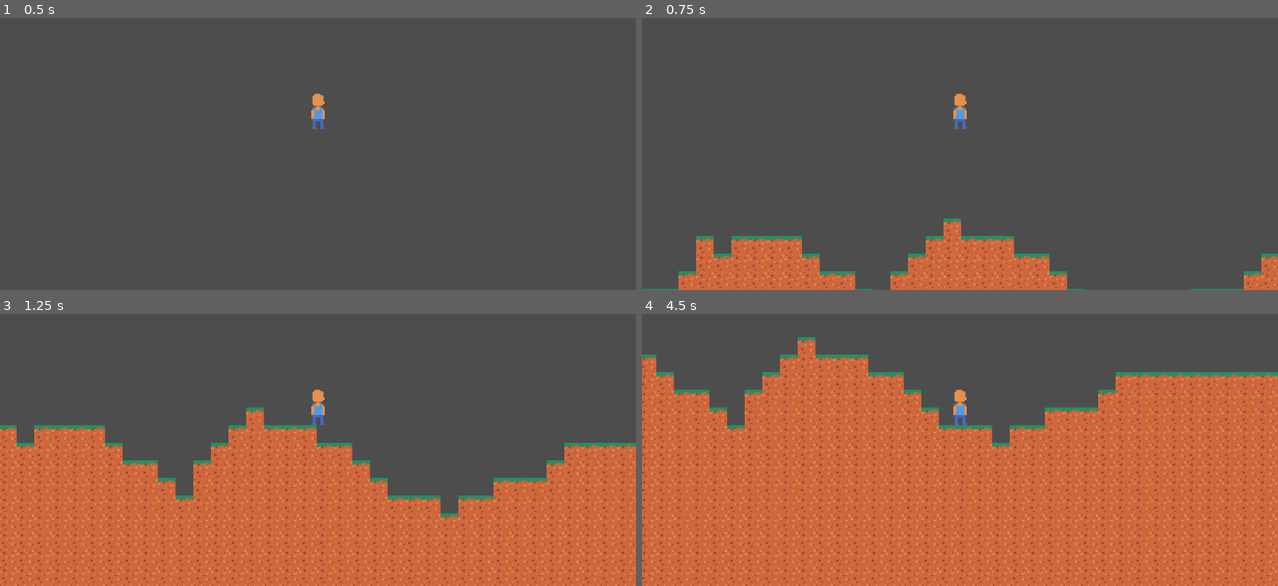
Above: before the commit, frames 1-4 (two rows, left to right).
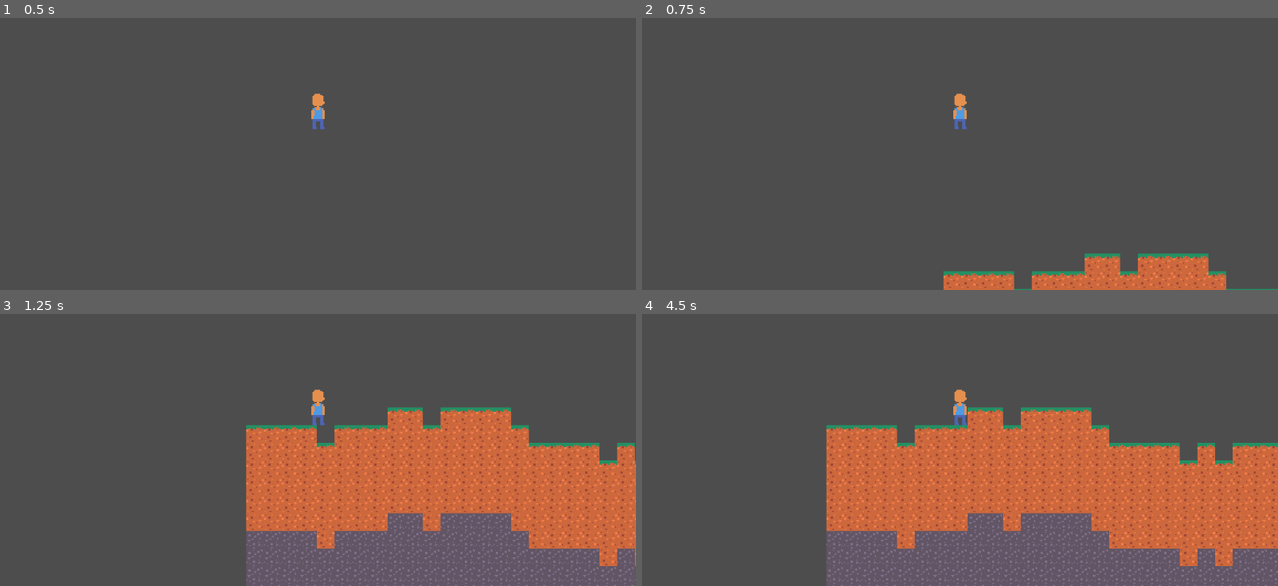
Above: after the commit, the same moments.

Repository: bubbaboogs/smellgrow
Game: Godot game, scene res://node_2d.tscn
Two runs of this game, one before a commit and one after it. Both use one fixed random seed, a clock stepped at 60 frames per second and the inputs below.
Inputs (mouse positions are in pixels of both pictures, inside the frame that each line leads up to):
- Up to frame 1 (0.5 s): no input
- Up to frame 2 (0.75 s): tap Enter at 0.5 s; move the mouse to (1099, 94) at 0.52 s; press the mouse at (1099, 94) at 0.53 s; hold Right (right) from 0.53 s (still down)
- Up to frame 3 (1.25 s): keep holding Right (right); tap Space (jump) at 0.77 s; right-click (457, 390) at 0.8 s
- Up to frame 4 (4.5 s): release Right (right) at 1.25 s; release the mouse at (1099, 390) at 1.25 s; drag from (832, 425) to (928, 479) at 1.27 s; move the mouse to (1023, 327) at 2.02 s; press the mouse at (1023, 327) at 2.03 s; hold Left (left) 2.03-2.75 s; right-click (1023, 327) at 2.3 s; release the mouse at (1023, 327) at 2.75 s; tap Space (jump) at 2.75, 3.77 s; drag from (928, 479) to (769, 354) at 2.77 s; tap Enter at 3.5 s; move the mouse to (1150, 460) at 3.52 s; press the mouse at (1150, 460) at 3.53 s; hold Right (right) 3.53-4.25 s; right-click (1150, 460) at 3.8 s; release the mouse at (1150, 460) at 4.25 s; drag from (769, 354) to (864, 319) at 4.27 s

Frame 1 is identical in both runs. In frame 2, 11% of the frame differs, in the area x 0-100%, y 73-100%; in frame 3, 41%; in frame 4, 54%, in the area x 0-100%, y 8-100%.

Commit message:
added stone and corruption

Diff:
--- a/node_2d.tscn
+++ b/node_2d.tscn
@@ -20,7 +20,6 @@
 
 [node name="Terrain" type="Node2D" parent="." node_paths=PackedStringArray("player", "tilemap")]
 script = ExtResource("4_xj770")
-new_chunk_load = true
 player = NodePath("../Character")
 tilemap = NodePath("../TileMapLayer")
 noise = SubResource("FastNoiseLite_wnf7e")
--- a/scripts/terrain_generation.gd
+++ b/scripts/terrain_generation.gd
@@ -16,11 +16,13 @@
 @export var player: CharacterBody2D
 @export var tilemap: TileMapLayer
 @export var noise := FastNoiseLite.new()
+var last_player_pos: Vector2 = Vector2(0, 0)
 
 # Tile IDs in TileMap
 const TILE_AIR = -1
 const TILE_GRASS = 1
 const TILE_DIRT = 2
+const TILE_STONE = 3
 
 const SOURCE_ID = 0
 
@@ -35,7 +37,9 @@
 func _process(delta: float):
 	if(new_chunk_load):
 		var player_position = player.position
-		generate_terrain_around_player(player_position)
+		if Vector2i(roundi(last_player_pos.x), roundi(last_player_pos.y)) != Vector2i(roundi(player_position.x), roundi(player_position.y)):
+			generate_terrain_around_player(player_position)
+			last_player_pos = player_position
 
 
 func generate_terrain():
@@ -45,10 +49,12 @@
 		var height = TERRAIN_HEIGHT + int(noise.get_noise_2d(x / SCALE, 0) * 10)
 
 		for y in range(WORLD_HEIGHT):
-			if y == height:
+			if y > height + DIRT_LAYER:
+				tilemap.set_cell(Vector2i(x, y), SOURCE_ID, Vector2i(0, 0), TILE_STONE)
+			elif y > height:
+				tilemap.set_cell(Vector2i(x, y), SOURCE_ID, Vector2i(0, 0), TILE_DIRT)
+			elif y == height:
 				tilemap.set_cell(Vector2i(x, y), SOURCE_ID, Vector2i(0, 0), TILE_GRASS)
-			elif y > height and y > height - DIRT_LAYER:
-				tilemap.set_cell(Vector2i(x, y), SOURCE_ID, Vector2i(0, 0), TILE_DIRT)
 			else:
 				tilemap.set_cell(Vector2i(x, y), TILE_AIR)
 
@@ -58,11 +64,13 @@
 
 	for x in range(start_x, start_x + CHUNK_SIZE):
 		var height = TERRAIN_HEIGHT + int(noise.get_noise_2d(x / SCALE, 0) * 10)
-		for y in range(start_y, start_y + CHUNK_SIZE):
-			if y == height:
+		for y in range(WORLD_HEIGHT):
+			if y > height + DIRT_LAYER:
+				tilemap.set_cell(Vector2i(x, y), SOURCE_ID, Vector2i(0, 0), TILE_STONE)
+			elif y > height:
+				tilemap.set_cell(Vector2i(x, y), SOURCE_ID, Vector2i(0, 0), TILE_DIRT)
+			elif y == height:
 				tilemap.set_cell(Vector2i(x, y), SOURCE_ID, Vector2i(0, 0), TILE_GRASS)
-			elif y > height and y > height - DIRT_LAYER:
-				tilemap.set_cell(Vector2i(x, y), SOURCE_ID, Vector2i(0, 0), TILE_DIRT)
 			else:
 				tilemap.set_cell(Vector2i(x, y), TILE_AIR)
 
--- a/tiles.tres
+++ b/tiles.tres
@@ -1,11 +1,13 @@
-[gd_resource type="TileSet" load_steps=4 format=3 uid="uid://doi8t0afr4jdw"]
+[gd_resource type="TileSet" load_steps=5 format=3 uid="uid://doi8t0afr4jdw"]
 
 [ext_resource type="PackedScene" uid="uid://b2vhh6hxromsq" path="res://tiles/grass.tscn" id="1_qoo0x"]
 [ext_resource type="PackedScene" uid="uid://bn8j0o1qqwm4u" path="res://tiles/dirt.tscn" id="2_0t7ta"]
+[ext_resource type="PackedScene" uid="uid://bak531gn7bgyd" path="res://tiles/stone.tscn" id="3_e4gmh"]
 
 [sub_resource type="TileSetScenesCollectionSource" id="TileSetScenesCollectionSource_pfmth"]
 scenes/1/scene = ExtResource("1_qoo0x")
 scenes/2/scene = ExtResource("2_0t7ta")
+scenes/3/scene = ExtResource("3_e4gmh")
 
 [resource]
 sources/0 = SubResource("TileSetScenesCollectionSource_pfmth")
--- /dev/null
+++ b/tiles/corruption_tile.gd
@@ -0,0 +1,24 @@
+extends Tile
+
+func break_tile():
+	print("Broke Stone!")
+	super.break_tile()
+
+func on_right_click():
+	pass
+
+func _enter_tree() -> void:
+	var timer = Timer.new()
+	timer.autostart = true
+	add_child(timer)
+	timer.wait_time = 1
+	timer.start(1)
+	timer.timeout.connect(_on_timer_timeout)
+
+func _on_timer_timeout():
+	var tilemap: TileMapLayer = get_parent()
+	var location = tilemap.local_to_map(self.position)
+	tilemap.set_cell(Vector2(location.x - 1, location.y), 0, Vector2.ZERO, 3)
+	tilemap.set_cell(Vector2(location.x + 1, location.y), 0, Vector2.ZERO, 3)
+	tilemap.set_cell(Vector2(location.x, location.y - 1), 0, Vector2.ZERO, 3)
+	tilemap.set_cell(Vector2(location.x, location.y + 1), 0, Vector2.ZERO, 3)
--- a/tiles/dirt.tscn
+++ b/tiles/dirt.tscn
@@ -13,4 +13,5 @@
 texture = ExtResource("2_1ci8k")
 
 [node name="CollisionShape2D" type="CollisionShape2D" parent="."]
+process_mode = 4
 shape = SubResource("RectangleShape2D_6w52b")
--- a/tiles/grass.tscn
+++ b/tiles/grass.tscn
@@ -13,4 +13,5 @@
 texture = ExtResource("2_kvqaf")
 
 [node name="CollisionShape2D" type="CollisionShape2D" parent="."]
+process_mode = 4
 shape = SubResource("RectangleShape2D_6w52b")
--- /dev/null
+++ b/tiles/stone.tscn
@@ -0,0 +1,17 @@
+[gd_scene load_steps=4 format=3 uid="uid://bak531gn7bgyd"]
+
+[ext_resource type="Script" path="res://tiles/dirt_tile.gd" id="1_tmyli"]
+[ext_resource type="Texture2D" uid="uid://bfllnvynd2i5t" path="res://sprites/tile_sprites/stone.png" id="2_8ij2c"]
+
+[sub_resource type="RectangleShape2D" id="RectangleShape2D_6w52b"]
+size = Vector2(16, 16)
+
+[node name="Stone" type="StaticBody2D" groups=["tiles"]]
+script = ExtResource("1_tmyli")
+
+[node name="Sprite2D" type="Sprite2D" parent="."]
+texture = ExtResource("2_8ij2c")
+
+[node name="CollisionShape2D" type="CollisionShape2D" parent="."]
+process_mode = 4
+shape = SubResource("RectangleShape2D_6w52b")
Binary file added: sprites/tile_sprites/stone.png
Not shown, added: sprites/tile_sprites/stone.png.import
